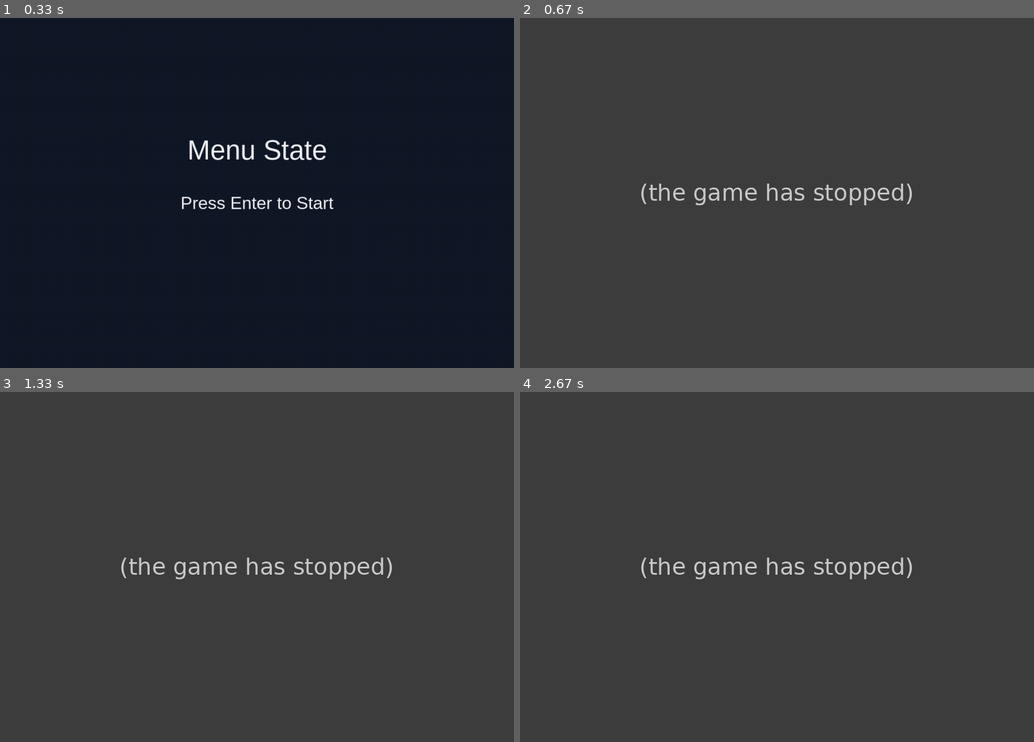
Above: before the commit, frames 1-4 (two rows, left to right).
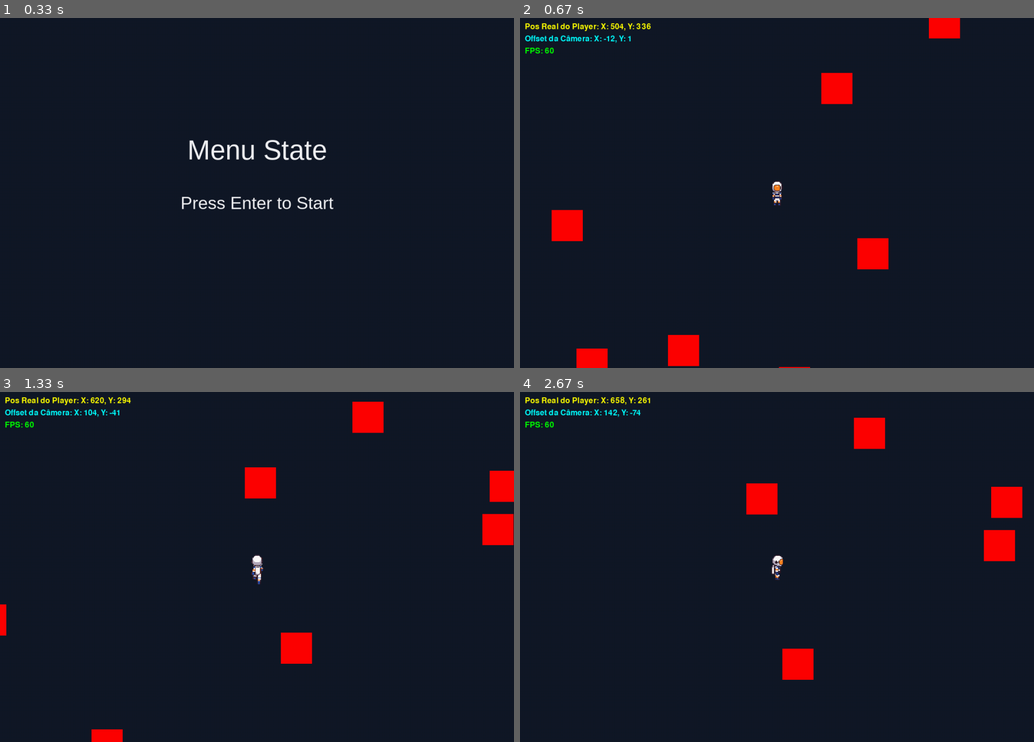
Above: after the commit, the same moments.

Repository: vitorpsogarcia/terranon
Game: pygame game, started from src/main.py
The game is run twice, just before and just after one commit, with the same random seed, the same clock (stepped at 60 frames per second) and the same inputs.
Inputs:
- Up to frame 1 (0.33 s): no input
- Up to frame 2 (0.67 s): tap Enter at 0.33 s
- Up to frame 3 (1.33 s): hold D 0.67-1.13 s; hold W from 1.17 s (still down)
- Up to frame 4 (2.67 s): release W at 1.47 s; hold D 1.5-1.97 s; tap K at 1.65 s; tap Enter at 2, 2.33 s

Frame 1 is identical in both runs. In frame 2, 100% of the frame differs, in the area x 0-100%, y 0-100%; in frame 3, 100%; in frame 4, 100%.
Error before the commit: TypeError: CharacterAnimator.__init__() missing 1 required positional argument: 'frame_heigh...; the game stopped at 0.33 s (later frames are placeholders)

Commit message:
feat: Implementação de Gerenciador de assets para optimização de imagens e fontes

Diff:
--- /dev/null
+++ b/src/core/asset_manager.py
@@ -0,0 +1,55 @@
+import pygame
+
+from core.exceptions.asset_not_found_exception import AssetNotFoundException
+from utils.image import load_image
+
+from core.settings.settings import ASSETS_FOLDER
+
+class AssetManager:
+    _instance = None
+    _assets = {
+        "images": {},
+        "fonts": {},
+        "sounds": {}
+    }
+
+    def __new__(cls):
+        if cls._instance is None:
+            cls._instance = super(AssetManager, cls).__new__(cls)
+        return cls._instance
+
+    @classmethod
+    def load_image(cls, name: str, path: str, **kwargs):
+        if name not in cls._assets["images"]:
+            try:
+                image = load_image(ASSETS_FOLDER / "images" / path, **kwargs)
+                cls._assets["images"][name] = image
+            except pygame.error:
+                raise AssetNotFoundException(name)
+        return cls._assets["images"].get(name)
+
+    @classmethod
+    def get_image(cls, name: str) -> pygame.Surface:
+        asset =  cls._assets["images"].get(name)
+        if asset is None:
+            raise AssetNotFoundException(name, message="Image not loaded")
+
+        return asset
+
+    @classmethod
+    def load_font(cls, name: str, path: str, size: int):
+        key = f"{name}_{size}"
+        if key not in cls._assets["fonts"]:
+            try:
+                font = pygame.font.Font(ASSETS_FOLDER / "fonts" / path, size)
+                cls._assets["fonts"][key] = font
+            except pygame.error as e:
+                raise AssetNotFoundException(name)
+        return cls._assets["fonts"].get(key)
+
+    @classmethod
+    def get_font(cls, name: str, size: int) -> pygame.font.Font:
+        font = cls._assets["fonts"].get(f"{name}_{size}")
+        if font is None:
+            raise AssetNotFoundException(name, message="Font not loaded")
+        return font
--- a/src/entities/character/character_animator.py
+++ b/src/entities/character/character_animator.py
@@ -2,26 +2,36 @@
 
 import pygame
 
-from core.settings.settings import ASSETS_FOLDER, DIRECTIONS
-from utils.image import load_image
+from core.asset_manager import AssetManager
+from core.enums.character_state_enum import CharacterStateEnum
+from core.settings.settings import DIRECTIONS
 
 class CharacterAnimator:
-    def __init__(self, char_name: str, frame_width: int, frame_height: int, scale: float = 1.0):
+    _state: CharacterStateEnum
+
+    def __init__(self, char_name: str, scale: float = 1.0, default_speed: float = 5.0):
         self._last_direction = "S"
-        self._state = "idle"
+        self._state = CharacterStateEnum.IDLE
         self._frame_index = 0.0
-        self.animation_speed = 5.0
-        self._sprites_path = ASSETS_FOLDER / "images" / char_name
-        self.sprites = self._get_sprites(self._sprites_path, frame_width, frame_height, scale)
+        self._relative_path = Path(char_name)
 
-    def update(self, dt: float, state: str, direction: str):
+        self.char_name = char_name
+        self.animation_speed = default_speed
+
+        self._get_sprites(self._relative_path, char_name, scale=scale)
+
+    def set_speed(self, speed: float):
+        self.animation_speed = speed
+
+
+    def update(self, dt: float, state: CharacterStateEnum, direction: str):
         if self._state != state or self._last_direction != direction:
             self._frame_index = 0.0
 
         self._state = state
         self._last_direction = direction
 
-        if self._state == "walking" or self._state == "running":
+        if self._state == CharacterStateEnum.MOVING:
             self._frame_index += self.animation_speed * dt
             if self._frame_index >= 8:
                 self._frame_index = 0.0
@@ -30,35 +40,20 @@
 
     def get_frame(self) -> pygame.Surface:
         direction = self._last_direction
-        if direction not in self.sprites:
-            direction = "S"
 
-        anim_list = self.sprites[direction]
-        if isinstance(anim_list, pygame.Surface):
-            return anim_list
-
-        if self._state == "idle":
-            return anim_list[0]
+        if self._state == CharacterStateEnum.IDLE:
+            return AssetManager().get_image(f"{self.char_name}.{CharacterStateEnum.IDLE.value}.{direction}")
         else:
             frame = int(self._frame_index) + 1
-            if frame > 8:
+            if frame > 7:
                 frame = 1
-            return anim_list[frame]
+            return AssetManager().get_image(f"{self.char_name}.{CharacterStateEnum.MOVING.value}.{direction}.{frame}")
+
 
     @staticmethod
-    def _get_sprites(_sprites_path: Path, frame_width: int, frame_height: int, scale: float) -> dict[str, list[pygame.Surface] | pygame.Surface]:
-        sprites = {}
+    def _get_sprites(_sprites_path: Path, char_name: str, scale: float = 1) -> None:
         for direction in DIRECTIONS:
-            try:
-                sprites_dir = []
-                sprites_dir.append(load_image(_sprites_path / "idle" / f"{direction}.png", scale=scale).convert_alpha(),)
-                for i in range(0, 8):
-                    sprites_dir.append(load_image(_sprites_path / "animations" / "running" / direction / f"{i}.png", scale=scale).convert_alpha())
-                sprites[direction] = sprites_dir
-            except FileNotFoundError:
-                placeholder = pygame.Surface((frame_width, frame_height)).convert_alpha()
-                placeholder = pygame.transform.scale(placeholder, (int(frame_width * scale), int(frame_height * scale)))
-                placeholder.fill((255, 0, 0))
-                sprites[direction] = placeholder
-
-        return sprites
+            AssetManager().load_image(f"{char_name}.idle.{direction}", str(_sprites_path / CharacterStateEnum.IDLE.value / f"{direction}.png"), scale=scale)
+            for i in range(0, 8):
+                path = _sprites_path / "animations" / CharacterStateEnum.MOVING.value / direction / f"{i}.png"
+                AssetManager().load_image(f"{char_name}.{CharacterStateEnum.MOVING.value}.{direction}.{i}", str(path), scale=scale)
